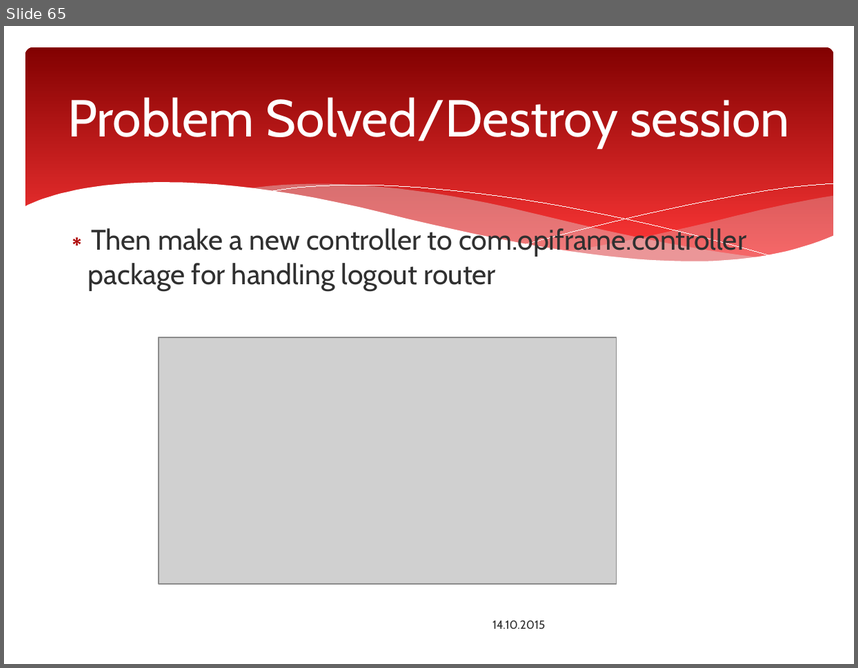
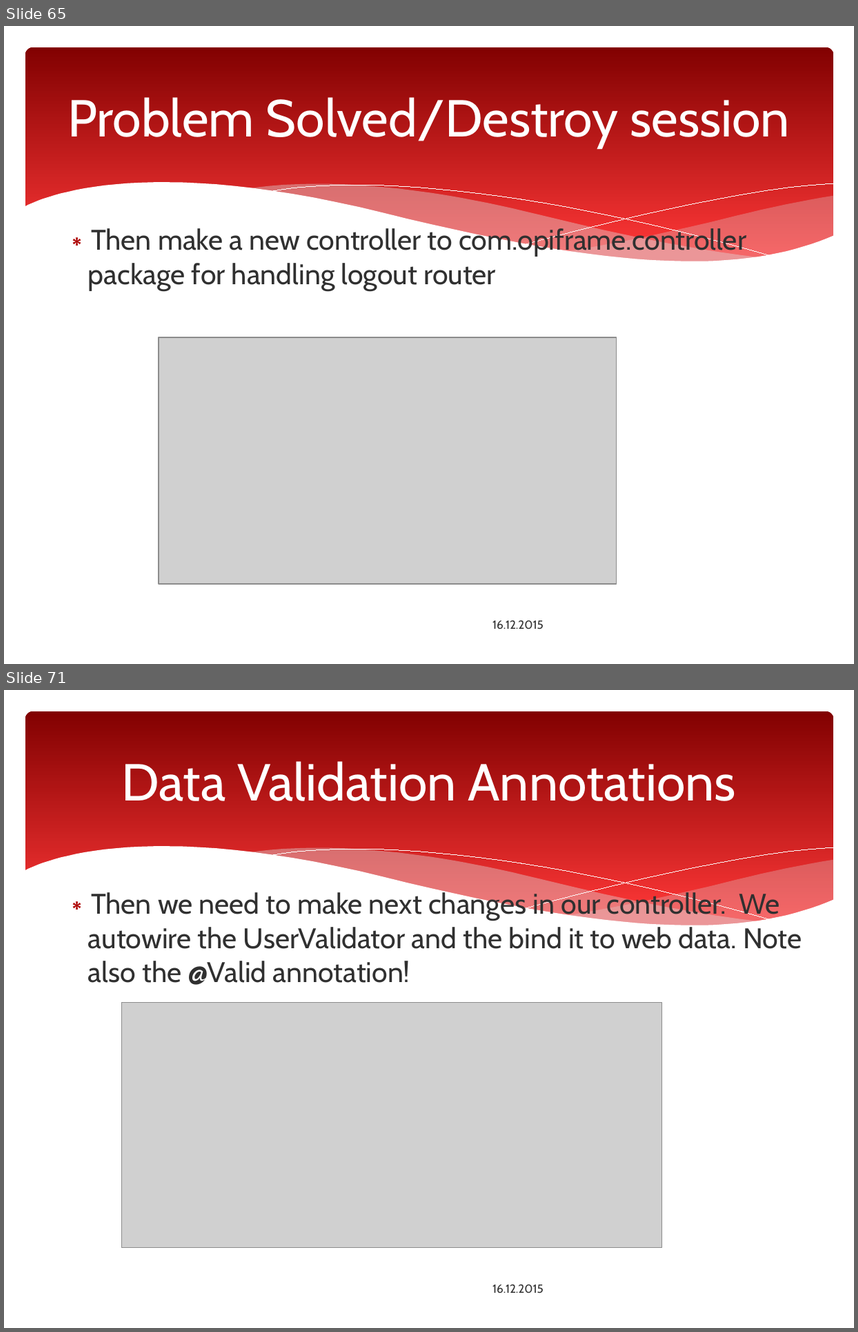
Before and after one commit to ttakkula/javaee-spring-maven, a slide deck: SpringMVC/Spring_Web_MVC_Framework.pptx. Shown one above the other, each under a label of ours: slide 65 before the commit, slides 65 and 71 after it; the slides between them are not shown. The pictures are 858x668 and 858x1332 pixels, drawn with LibreOffice and Linux fonts; fonts in the diff are those of the drawing; grey boxes stand for pictures; background and template pictures are left out. Boxes give left, top, right and bottom in pixels: in the first picture for what was removed or moved away, otherwise in the second. Text is boxed around its words. In the diff, an @@ line names an element or a change of style, - is before the commit and + after.

```diff
--- a/SpringMVC/Spring_Web_MVC_Framework.pptx
+++ b/SpringMVC/Spring_Web_MVC_Framework.pptx
@@ slide 71 added at [4,690,854,1328], background #FFFFFF; not listed: 6 template elements that a slide beside it also shows @@
@@ title added at [121,761,736,801], 44 pt, text #FFFFFF @@
+Data Validation Annotations
@@ text added at [88,890,802,985], 24 pt, text #303030 @@
+∗ Then we need to make next changes in our controller. We autowire the UserValidator and the bind it to web data. Note also the @Valid annotation!
@@ picture added at [121,1002,662,1247] @@
@@ text added at [493,1284,544,1292], 10 pt, text #303030 @@
+16.12.2015
@@ slide 65 changed as well @@
@@ text at [493,620,544,628]: text changed @@
-14.10.2015
+16.12.2015
```
Also in this commit, not shown: 69 other slides changed, 29 other slides added, 1 slide removed.
